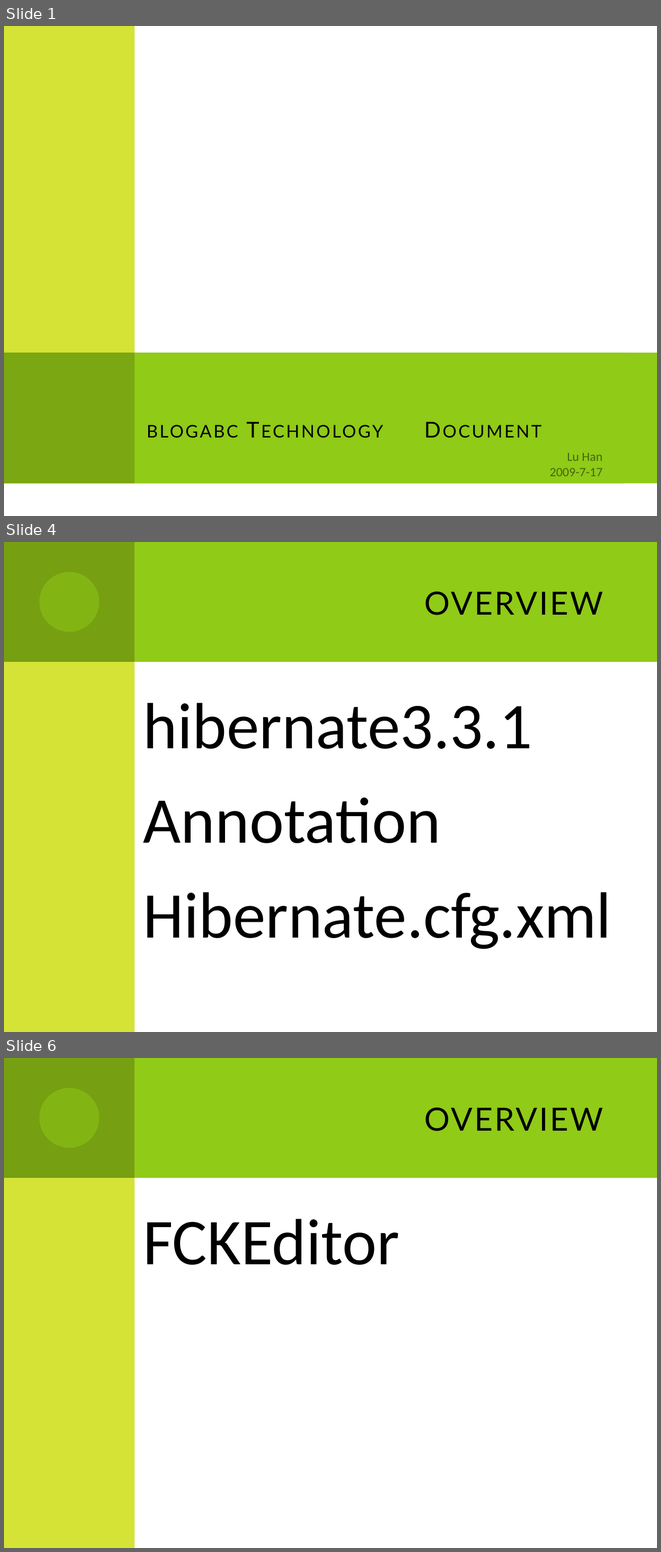
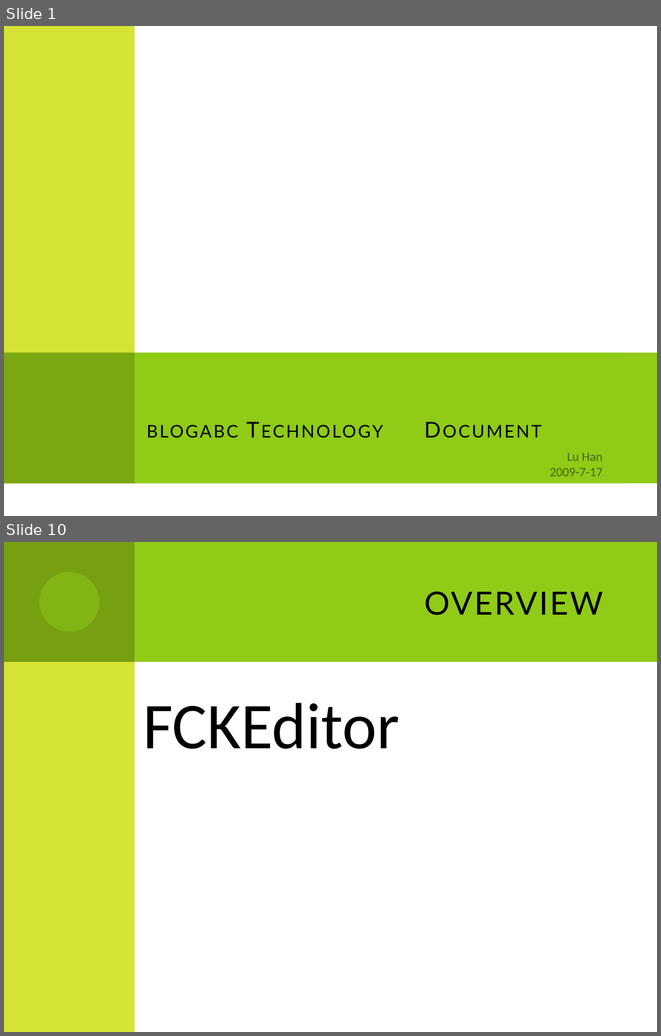
Before and after one commit to ivwsai/blogabc, a slide deck: doc/20090717/rvblog 技术文档.pptx. Shown one above the other, each under a label of ours: slides 1, 4 and 6 before the commit, slides 1 and 10 after it; the slides between them are not shown. The pictures are 661x1552 and 661x1036 pixels, drawn with LibreOffice and Linux fonts; fonts in the diff are those of the drawing. Boxes give left, top, right and bottom in pixels: in the first picture for what was removed or moved away, otherwise in the second. Text is boxed around its words. In the diff, an @@ line names an element or a change of style, - is before the commit and + after.

```diff
--- a/doc/20090717/rvblog 技术文档.pptx
+++ b/doc/20090717/rvblog 技术文档.pptx
@@ slide 4 removed at [4, 542, 657, 1032], background #FFFFFF; not listed: 4 template elements that a slide beside it also shows @@
@@ title removed at [424, 591, 603, 615] @@
-overview
@@ text removed at [143, 703, 611, 949] @@
-hibernate3.3.1
-Annotation
-Hibernate.cfg.xml
@@ what was slide 6 is now slide 10 @@
```
Also in this commit, not shown: 4 slides changed, 4 slides added, 1 other slide removed.
